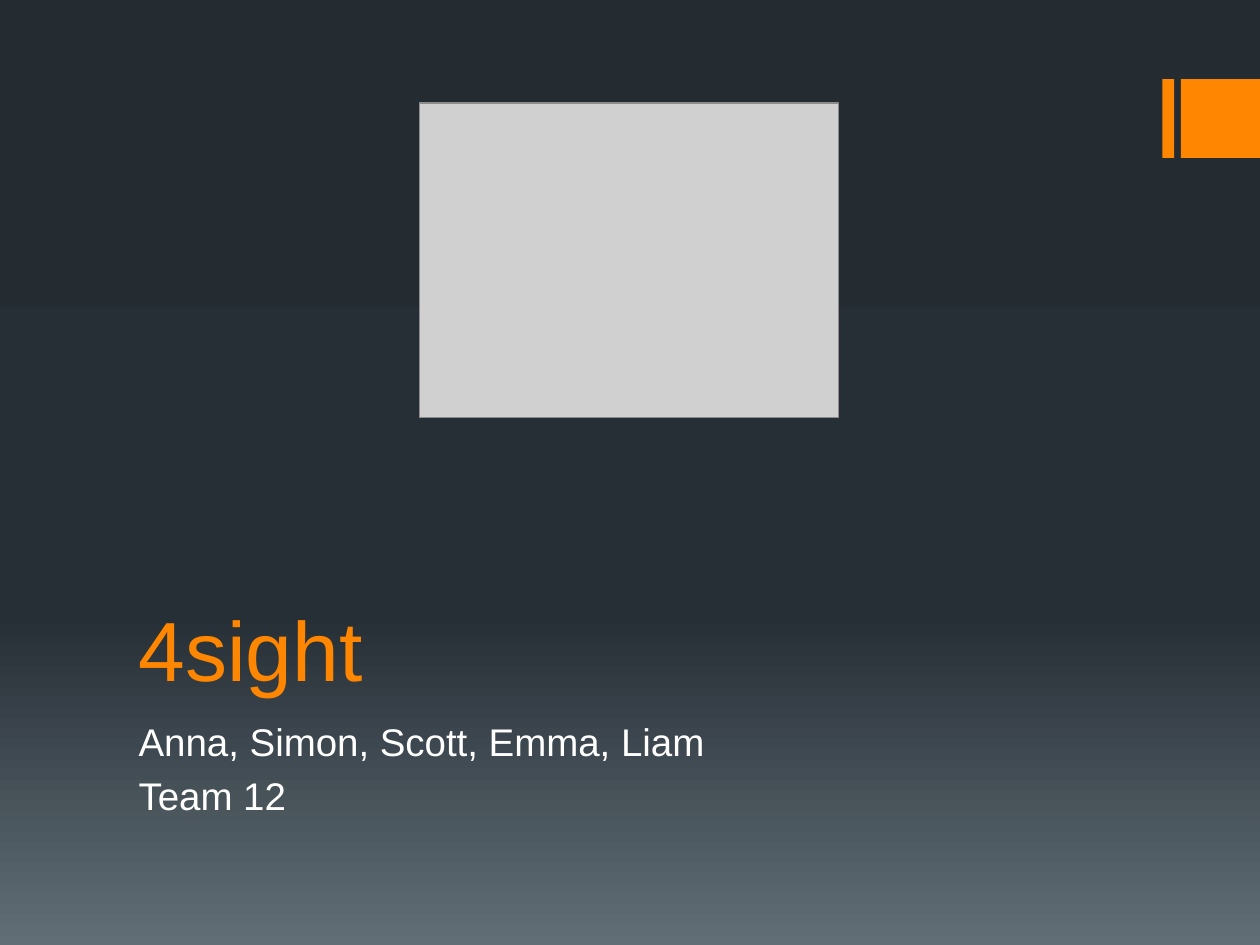
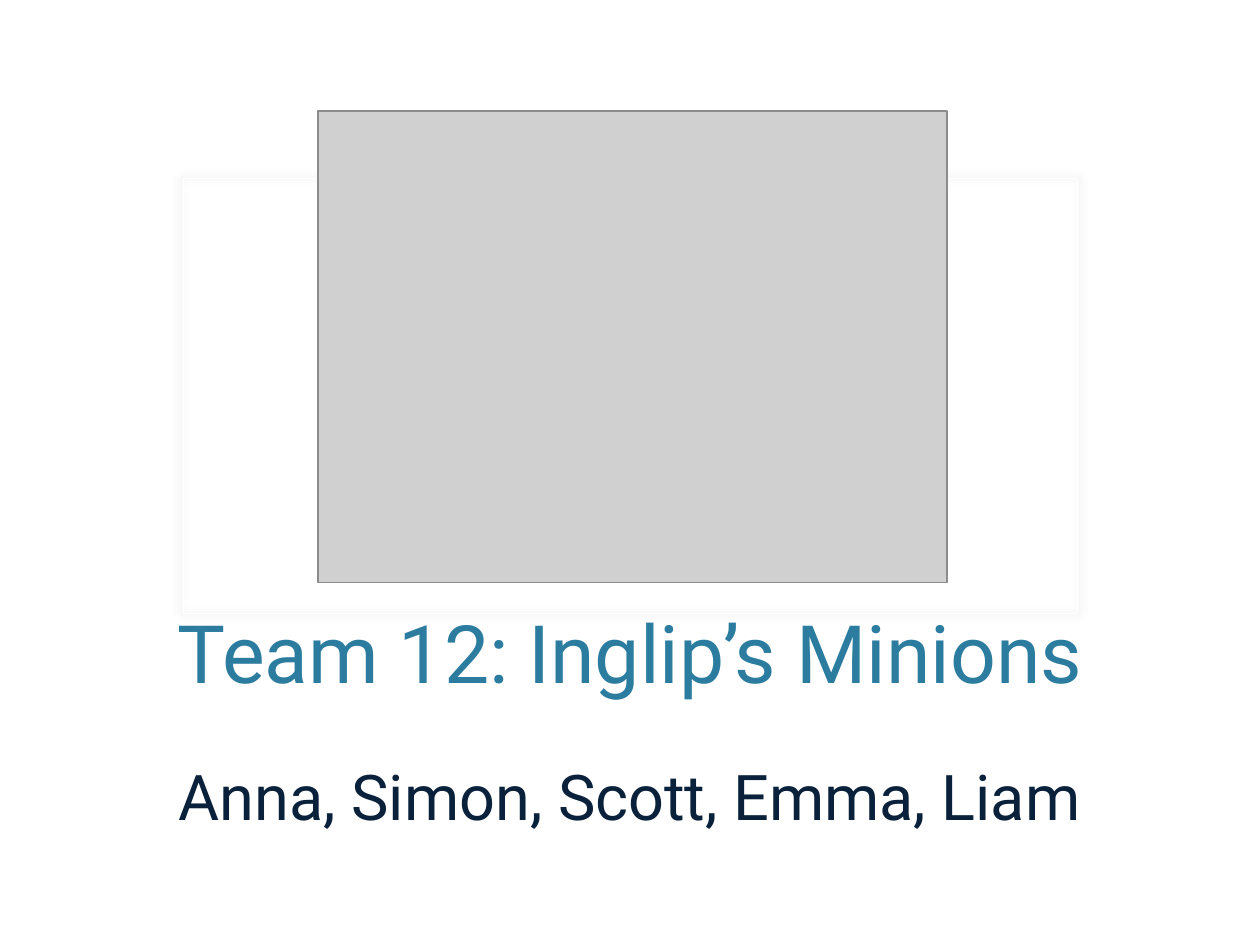
Before and after one commit to bournemouth2016/team-12, a slide deck: slide 1 of Presentation/old/JP.pptx. Drawn at 1260x945 pixels with LibreOffice and Linux fonts; fonts in the diff are those of the drawing; grey boxes stand for pictures; background and template pictures are left out. Boxes give left, top, right and bottom in pixels: in the first picture for what was removed or moved away, otherwise in the second. Text is boxed around its words. In the diff, an @@ line names an element or a change of style, - is before the commit and + after.

```diff
--- a/Presentation/old/JP.pptx
+++ b/Presentation/old/JP.pptx
@@ background gradient #242C33 to #273037 to #636D76 to picture (left out) @@
@@ rectangle removed at [1162,79,1173,159] @@
@@ rectangle removed at [1181,79,1260,159] @@
@@ picture: place and size @@
-picture at [420,103,839,417]
+picture at [318,111,946,582]
@@ rectangle added at [183,179,1076,614], outline #FFFFFF 0.25 pt @@
@@ title at [178,622,1083,700]: text changed; size 48 to 46 pt; font Arial to Roboto; text colour #FF8600 to #2C7C9F @@
-4sight
+Team 12: Inglip’s Minions
@@ subtitle "Anna, Simon, Scott, Emma, Liam": place and size @@
-subtitle "Anna, Simon, Scott, Emma, Liam" at [139,728,704,811]
+subtitle "Anna, Simon, Scott, Emma, Liam" at [179,774,1081,829]
@@ subtitle "Anna, Simon, Scott, Emma, Liam" at [179,774,1081,829]: size 22 to 36 pt, font Arial to Roboto, text colour #FFFFFF to #09213B; alignment left to centre; less space between paragraphs @@
@@ subtitle at [139,783,286,811]: paragraph removed @@
-Team 12
```
Also in this commit, not shown: 1 other slide changed, 9 slides added, 5 slides removed.
